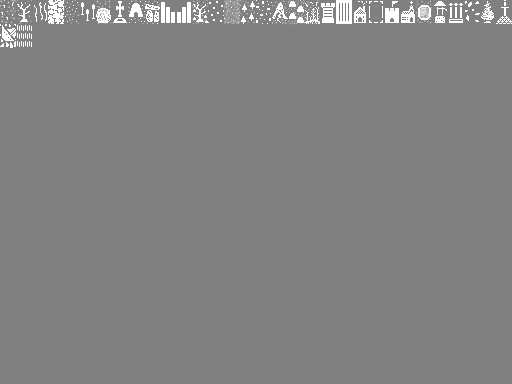
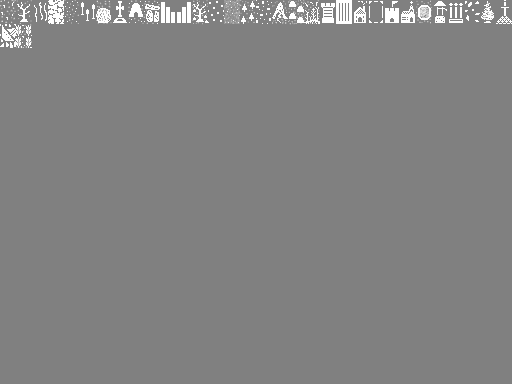
Layer changes from the first 512x384 image to the second:
painted on "Background" over [16, 24, 32, 48]
